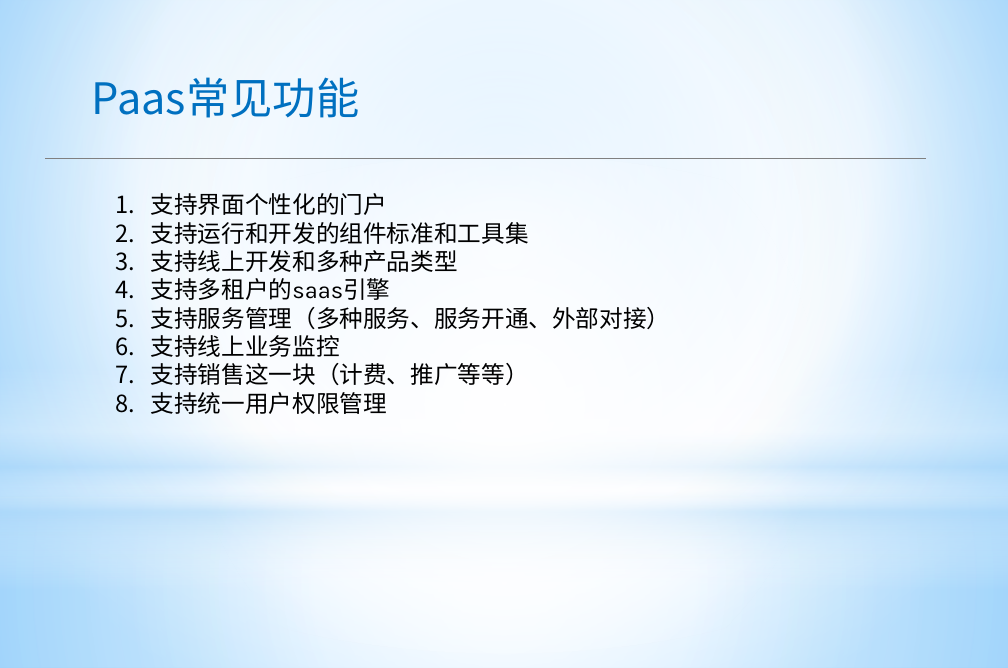
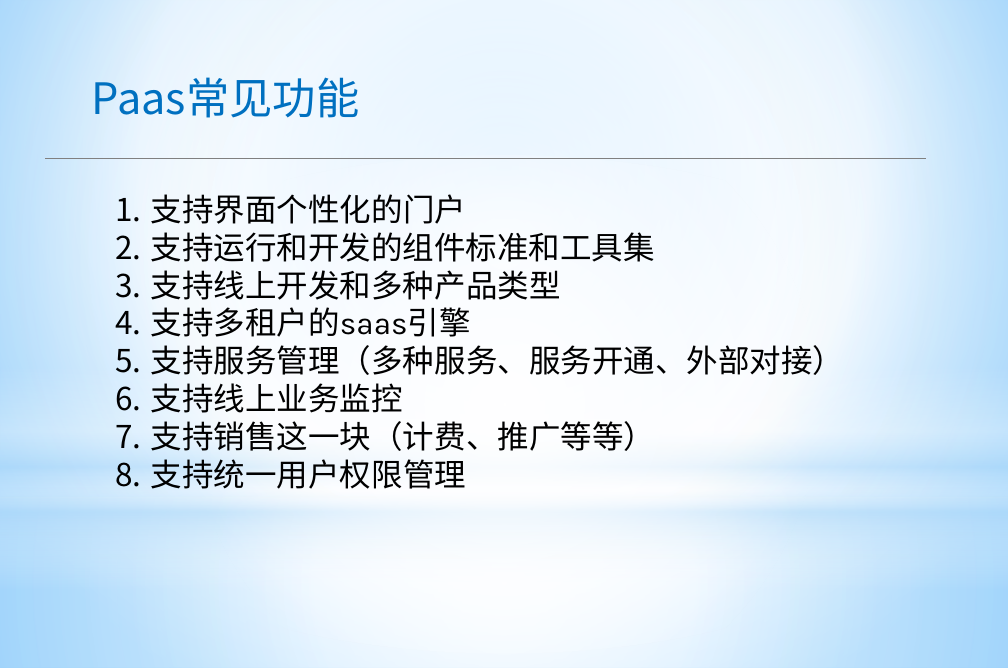
Before and after one commit to apporoad/DesignAndScheme2017, a slide deck: slide 14 of c云服务架构/Paas架构设计.pptx (slide 22 before the commit). Drawn at 1008x668 pixels with LibreOffice and Linux fonts; fonts in the diff are those of the drawing. Boxes give left, top, right and bottom in pixels: in the first picture for what was removed or moved away, otherwise in the second. Text is boxed around its words. In the diff, an @@ line names an element or a change of style, - is before the commit and + after.

```diff
--- a/c云服务架构/Paas架构设计.pptx
+++ b/c云服务架构/Paas架构设计.pptx
@@ text "支持界面个性化的门户" at (151, 194, 845, 489): size 24 to 32 pt @@
```
Also in this commit, not shown: 7 other slides changed, 1 slide added, 12 slides removed, 5 other files.
